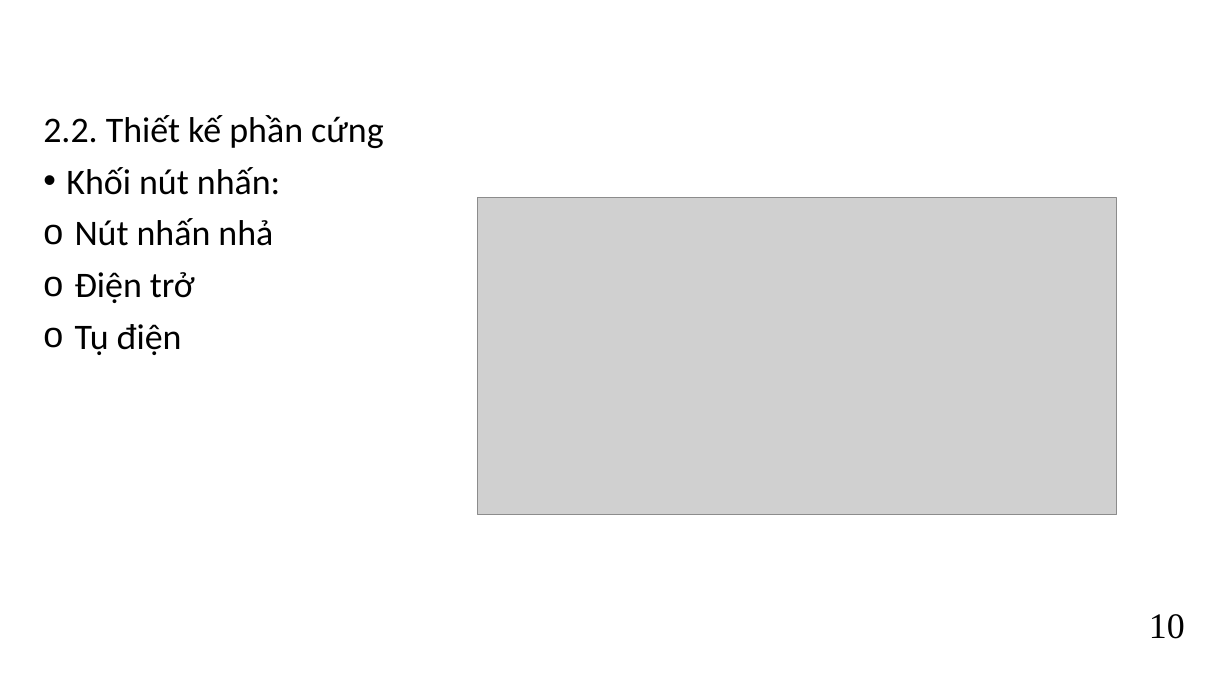
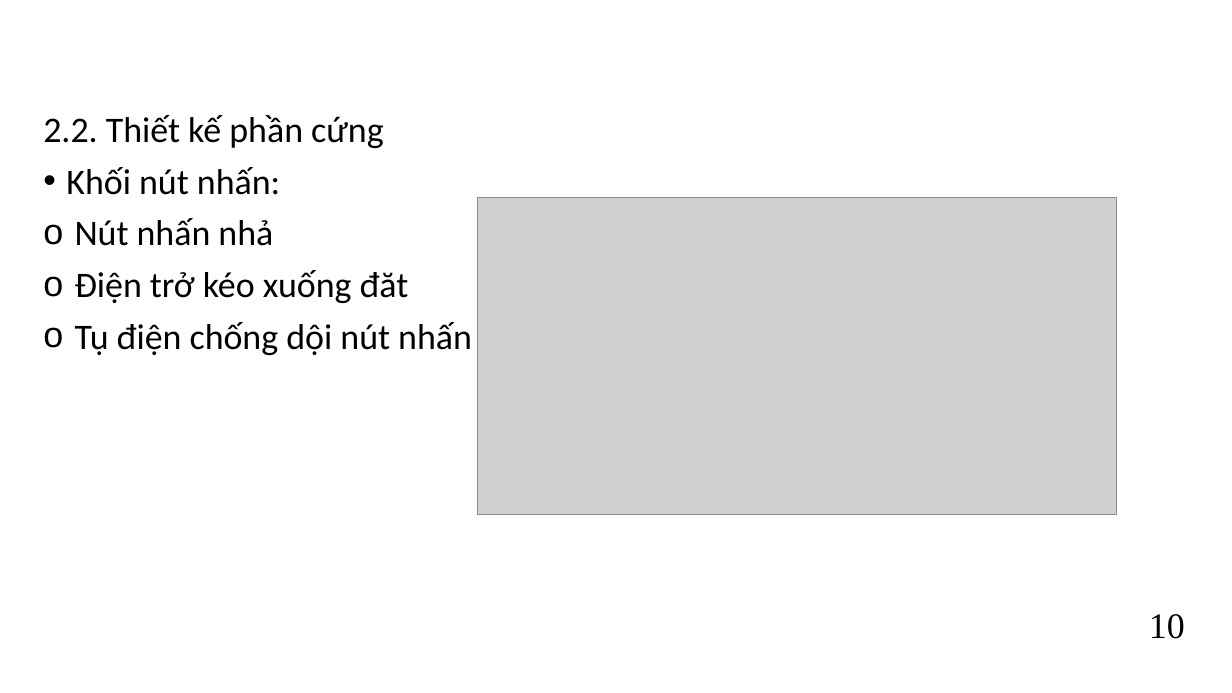
Before and after one commit to kurooroo/DATN, a slide deck: slide 13 of documents/Slide Đồ án tốt nghiệp_Nguyễn Tuấn Anh_REV1.pptx. Drawn at 1232x693 pixels with LibreOffice and Linux fonts; fonts in the diff are those of the drawing; grey boxes stand for pictures; background and template pictures are left out. Boxes give left, top, right and bottom in pixels: in the first picture for what was removed or moved away, otherwise in the second. Text is boxed around its words. In the diff, an @@ line names an element or a change of style, - is before the commit and + after.

```diff
--- a/documents/Slide Đồ án tốt nghiệp_Nguyễn Tuấn Anh_REV1.pptx
+++ b/documents/Slide Đồ án tốt nghiệp_Nguyễn Tuấn Anh_REV1.pptx
@@ text at (x1=75, y1=270, x2=472, y2=355): text changed @@
-o Điện trở
-o Tụ điện
+o Điện trở kéo xuống đăt
+o Tụ điện chống dội nút nhấn
```
Also in this commit, not shown: 2 other slides changed, 2 slides removed, 1 other file.
